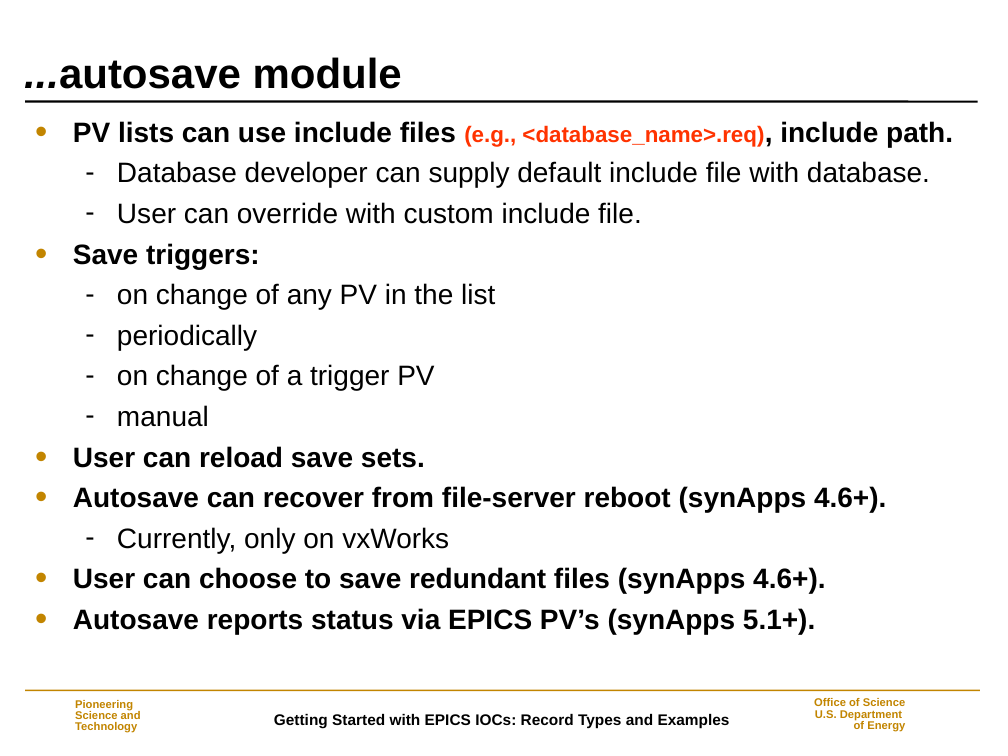
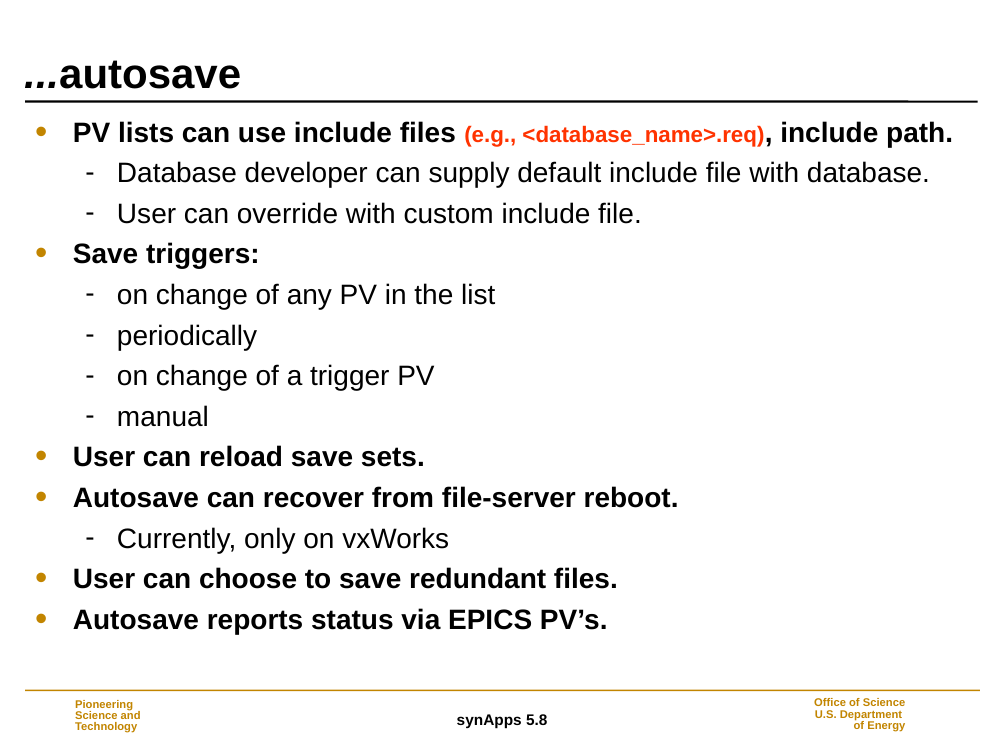
Before and after one commit to EPICS-synApps/documentation, a slide deck: slide 8 of IntroToSynApps.ppt (slide 7 before the commit). Drawn at 1008x756 pixels with LibreOffice and Linux fonts; fonts in the diff are those of the drawing; background and template pictures are left out. Boxes give left, top, right and bottom in pixels: in the first picture for what was removed or moved away, otherwise in the second. Text is boxed around its words. In the diff, an @@ line names an element or a change of style, - is before the commit and + after.

Commit message:
synApps_5_8

```diff
--- a/IntroToSynApps.ppt
+++ b/IntroToSynApps.ppt
@@ title at [24,60,241,89]: text changed @@
-...autosave module
+...autosave
@@ text at [73,486,679,508]: text changed @@
-• Autosave can recover from file-server reboot (synApps 4.6+).
+• Autosave can recover from file-server reboot.
@@ text at [73,567,618,634]: text changed @@
-• User can choose to save redundant files (synApps 4.6+).
-• Autosave reports status via EPICS PV’s (synApps 5.1+).
+• User can choose to save redundant files.
+• Autosave reports status via EPICS PV’s.
@@ text at [457,714,547,728]: text changed @@
-Getting Started with EPICS IOCs: Record Types and Examples
+synApps 5.8
```
Also in this commit, not shown: 36 other slides changed, 13 slides added, 4 slides removed.
